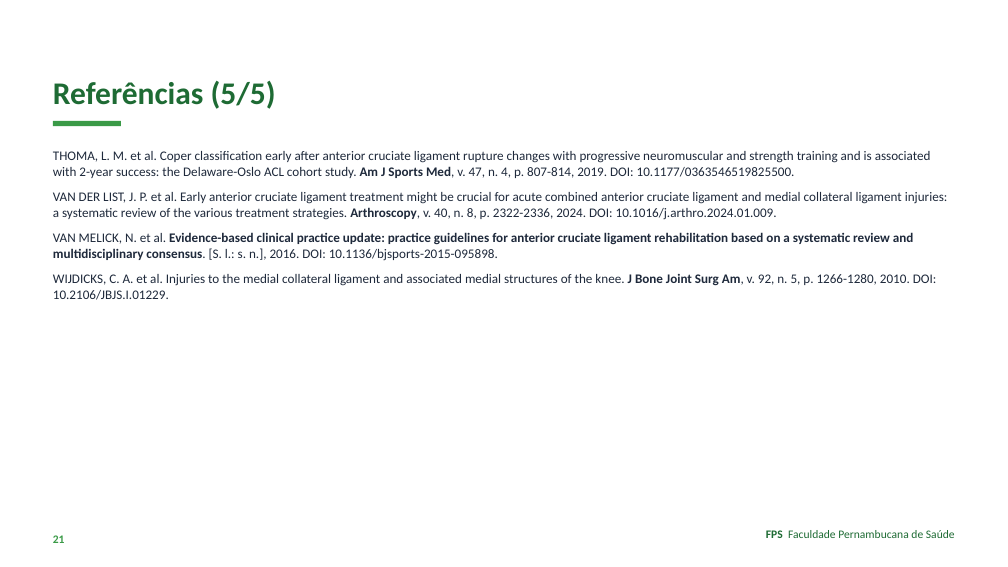
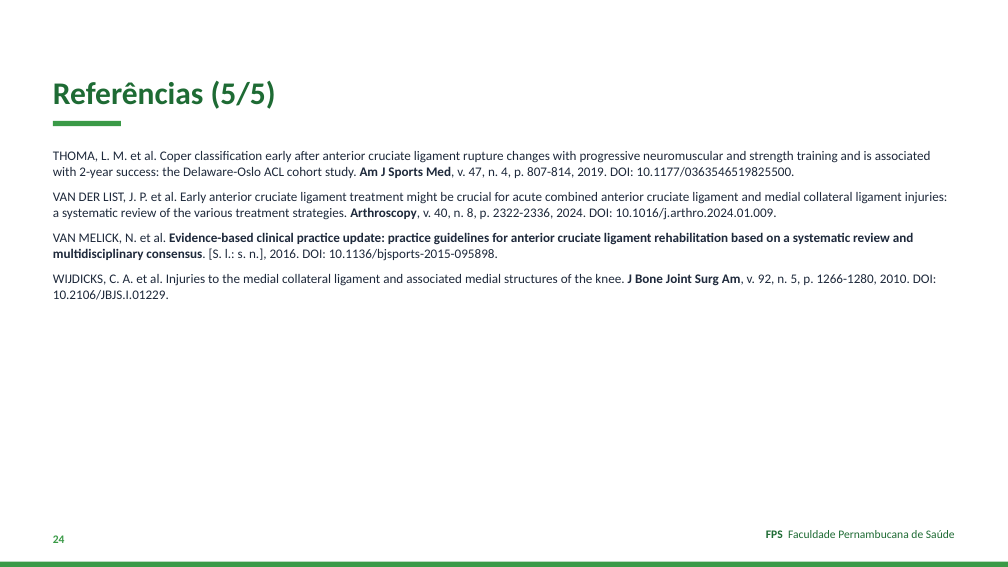
Before and after one commit to Institutomoraisandrade/CRM, a slide deck: slide 24 of trabalho-fps/trabalhos/2026-11-09-caso04-lca-lcm/apresentacao.pptx (slide 21 before the commit). Drawn at 1008x567 pixels with LibreOffice and Linux fonts; fonts in the diff are those of the drawing. Boxes give left, top, right and bottom in pixels: in the first picture for what was removed or moved away, otherwise in the second. Text is boxed around its words. In the diff, an @@ line names an element or a change of style, - is before the commit and + after.

```diff
--- a/trabalho-fps/trabalhos/2026-11-09-caso04-lca-lcm/apresentacao.pptx
+++ b/trabalho-fps/trabalhos/2026-11-09-caso04-lca-lcm/apresentacao.pptx
@@ text at <box>53,535,65,543</box>: text changed @@
-21
+24
@@ rectangle added at <box>0,562,1008,567</box>, fill #3A9A47 @@
```
Also in this commit, not shown: 20 other slides changed, 3 slides added, 12 other files.
